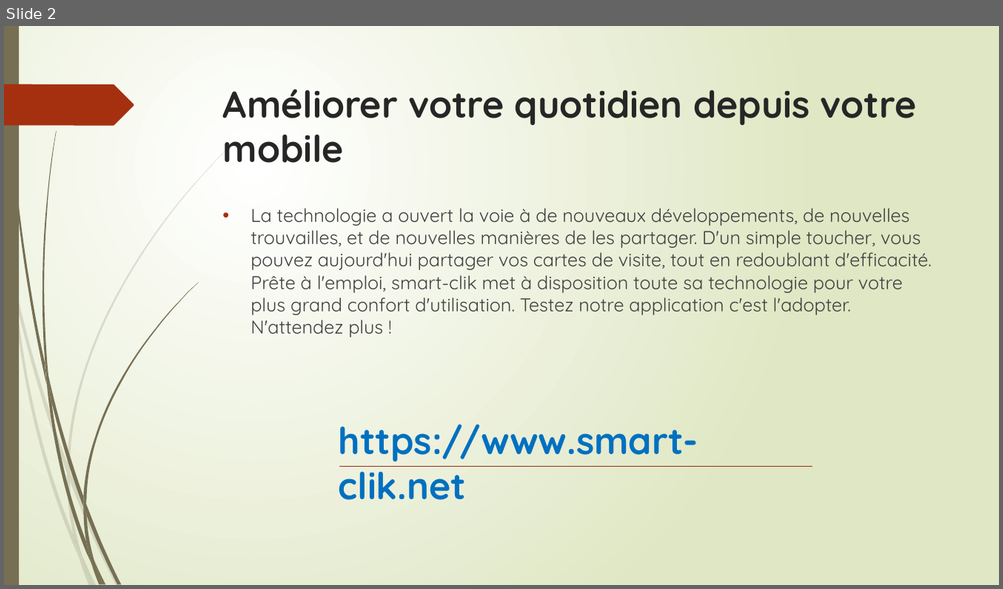
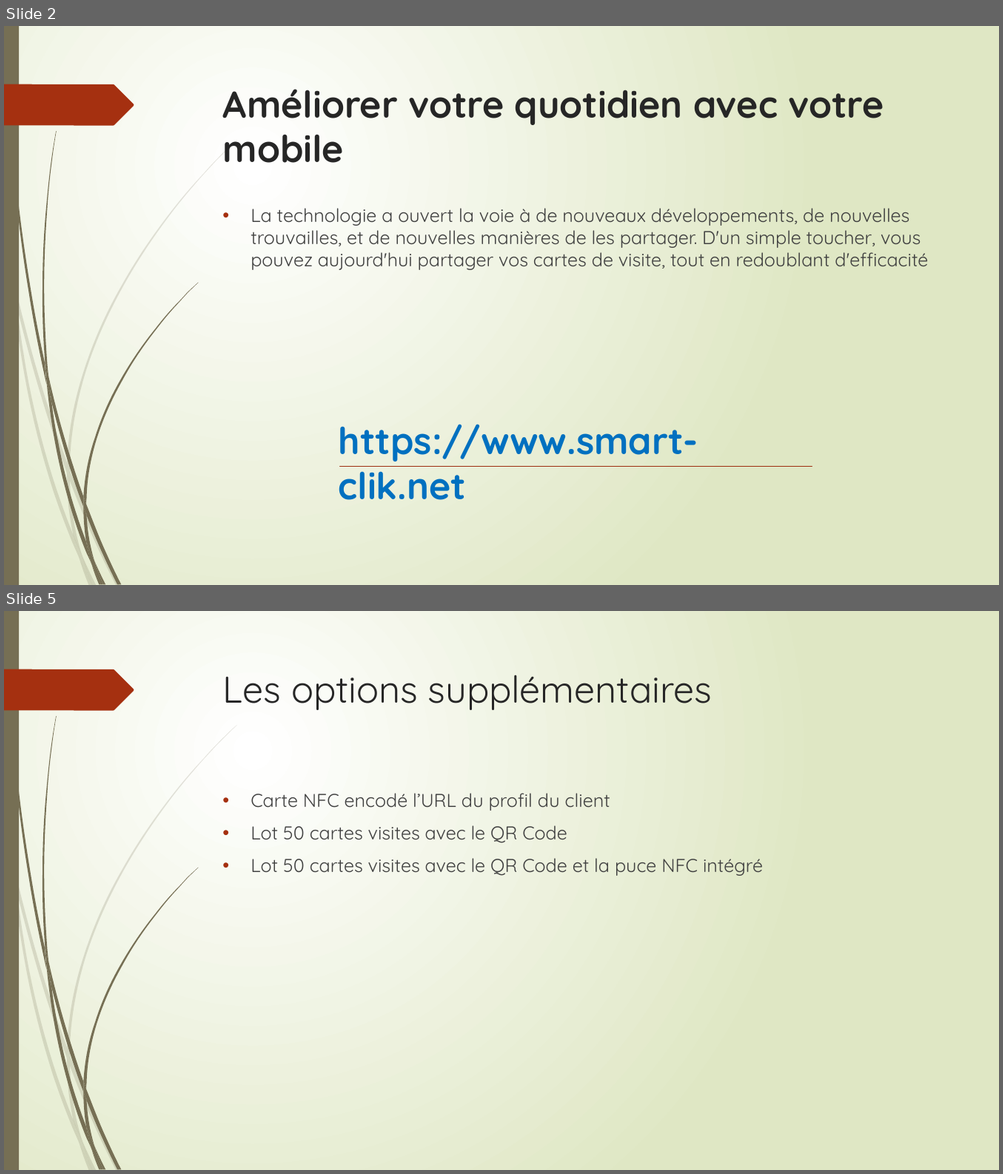
Before and after one commit to europedigitalconsulting/Abeer, a slide deck: Smart-clik.pptx. Shown one above the other, each under a label of ours: slide 2 before the commit, slides 2 and 5 after it; the slides between them are not shown. The pictures are 1003x589 and 1003x1174 pixels, drawn with LibreOffice and Linux fonts; fonts in the diff are those of the drawing. Boxes give left, top, right and bottom in pixels: in the first picture for what was removed or moved away, otherwise in the second. Text is boxed around its words. In the diff, an @@ line names an element or a change of style, - is before the commit and + after.

```diff
--- a/Smart-clik.pptx
+++ b/Smart-clik.pptx
@@ slide 5 added at bbox=[4, 611, 999, 1170], background gradient #FFFFFF to #DFE8C4; not listed: 24 template elements that a slide beside it also shows @@
@@ title added at bbox=[223, 675, 711, 710], 36 pt, text #262626 @@
+Les options supplémentaires
@@ text added at bbox=[250, 793, 762, 876], 18 pt, text #404040 @@
+• Carte NFC encodé l’URL du profil du client
+• Lot 50 cartes visites avec le QR Code
+• Lot 50 cartes visites avec le QR Code et la puce NFC intégré
@@ slide 2 changed as well @@
@@ title at bbox=[223, 89, 884, 163]: text changed @@
-Améliorer votre quotidien depuis votre mobile
+Améliorer votre quotidien avec votre mobile
@@ text at bbox=[250, 208, 928, 270]: text changed @@
-• La technologie a ouvert la voie à de nouveaux développements, de nouvelles trouvailles, et de nouvelles manières de les partager. D'un simple toucher, vous pouvez aujourd'hui partager vos cartes de visite, tout en redoublant d'efficacité. Prête à l'emploi, smart-clik met à disposition toute sa technologie pour votre plus grand confort d'utilisation. Testez notre application c'est l'adopter. N'attendez plus !
+• La technologie a ouvert la voie à de nouveaux développements, de nouvelles trouvailles, et de nouvelles manières de les partager. D'un simple toucher, vous pouvez aujourd'hui partager vos cartes de visite, tout en redoublant d'efficacité
```
Also in this commit, not shown: 1 other slide changed, 6 other slides added, 1 slide removed, 13 other files.
